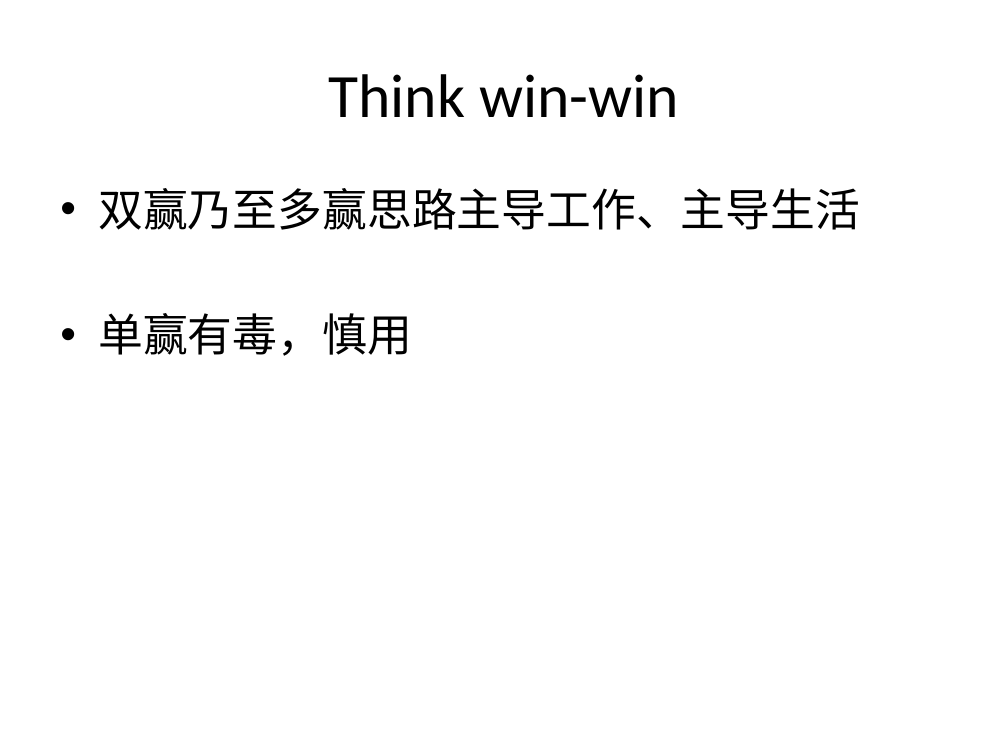
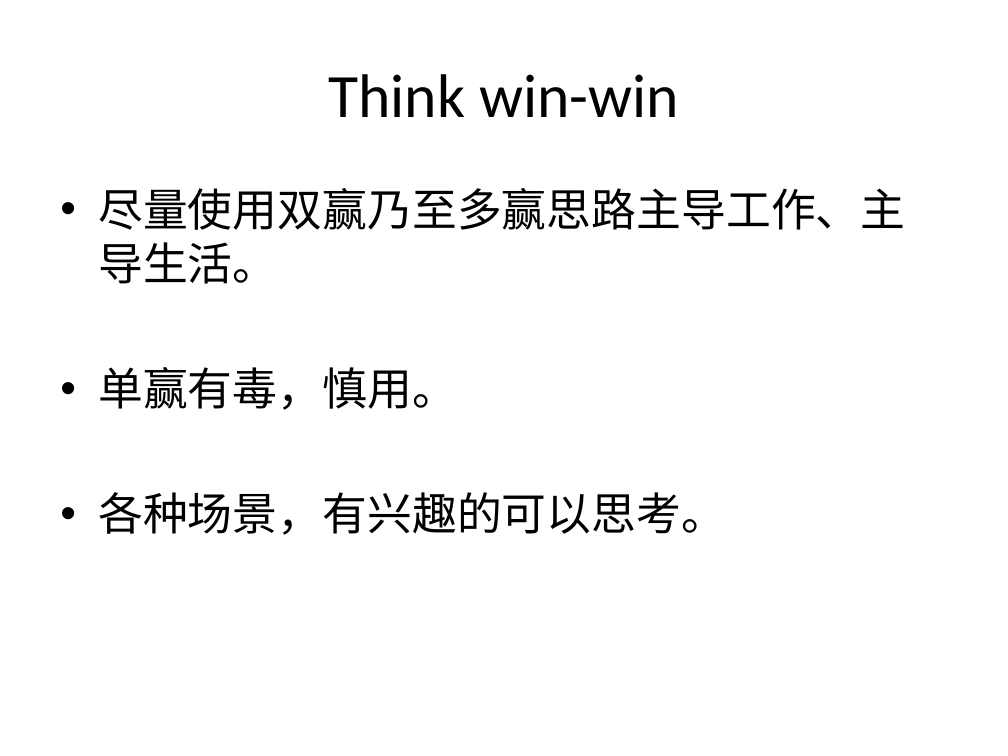
Before and after one commit to FinchYang/pyinrealworld, a slide deck: slide 7 of doc/Blah blah blah.pptx. Drawn at 1008x756 pixels with LibreOffice and Linux fonts; fonts in the diff are those of the drawing. Boxes give left, top, right and bottom in pixels: in the first picture for what was removed or moved away, otherwise in the second. Text is boxed around its words. In the diff, an @@ line names an element or a change of style, - is before the commit and + after.

```diff
--- a/doc/Blah blah blah.pptx
+++ b/doc/Blah blah blah.pptx
@@ text at (98,188,905,535): text changed @@
-• 双赢乃至多赢思路主导工作、主导生活
-• 单赢有毒，慎用
+• 尽量使用双赢乃至多赢思路主导工作、主导生活。
+• 单赢有毒，慎用。
+• 各种场景，有兴趣的可以思考。
```
Also in this commit, not shown: 19 other slides changed, 2 slides removed, 8 other files.
